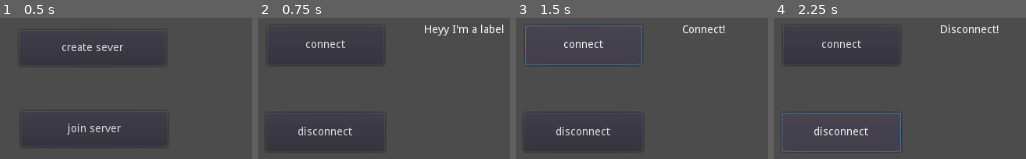
Above: before the commit, frames 1-4 (left to right).
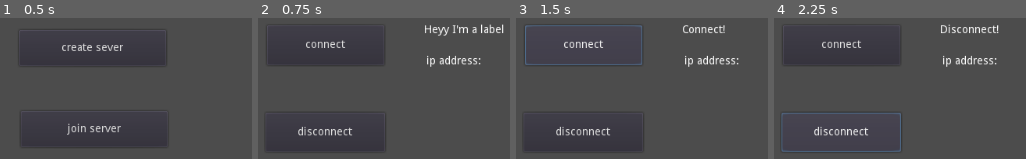
Above: after the commit, the same moments.

Repository: BeatMil/anti_air
Game: Godot game, scene res://scene/menu.tscn
Two runs of this game, one before a commit and one after it. Both use one fixed random seed, a clock stepped at 60 frames per second and the inputs below.
Inputs:
- Up to frame 1 (0.5 s): no input
- Up to frame 2 (0.75 s): click "join server" at 0.5 s
- Up to frame 3 (1.5 s): click "connect" at 1.25 s
- Up to frame 4 (2.25 s): click "disconnect" at 2 s

Frame 1 is identical in both runs. In frame 2, 0.7% of the frame differs, in the area x 67-89%, y 26-35%; in frame 3, 0.7%; in frame 4, 0.7%.
Error in both runs: Invalid get index '3' (on base: 'Array'). (res://script/menu.gd:12)

Commit message:
Show ip address on client too

Diff:
--- a/scene/client_node.tscn
+++ b/scene/client_node.tscn
@@ -35,5 +35,15 @@
 "_edit_use_anchors_": false
 }
 
+[node name="ip_label" type="Label" parent="."]
+margin_left = 541.832
+margin_top = 159.643
+margin_right = 666.832
+margin_bottom = 196.643
+text = "My ip: ..."
+__meta__ = {
+"_edit_use_anchors_": false
+}
+
 [connection signal="pressed" from="connect_button" to="." method="_on_connect_button_pressed"]
 [connection signal="pressed" from="disconnect_button" to="." method="_on_disconnect_button_pressed"]
--- a/script/client_node.gd
+++ b/script/client_node.gd
@@ -9,6 +9,15 @@
 	get_tree().set_network_peer(network)
 	network.connect("connection_failed",self,"_on_connection_failed")
 	get_tree().multiplayer.connect("network_peer_packet",self,"_on_packet_received")
+	$ip_label.text = array_to_string(IP.get_local_addresses())
+
+
+func array_to_string(_array: Array) -> String:
+	var text: String = "ip address:\n"
+	for i in _array:
+		text += str(i)
+		text += "\n"
+	return text
 
 
 func _on_connection_failed(error):
